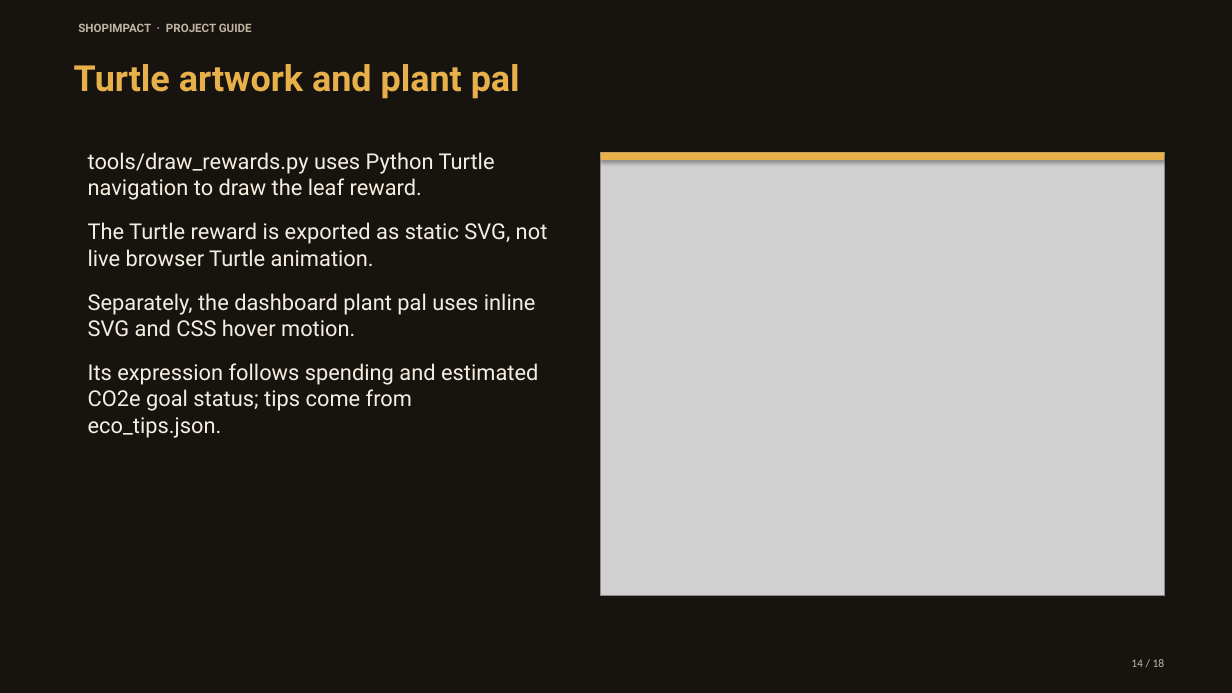
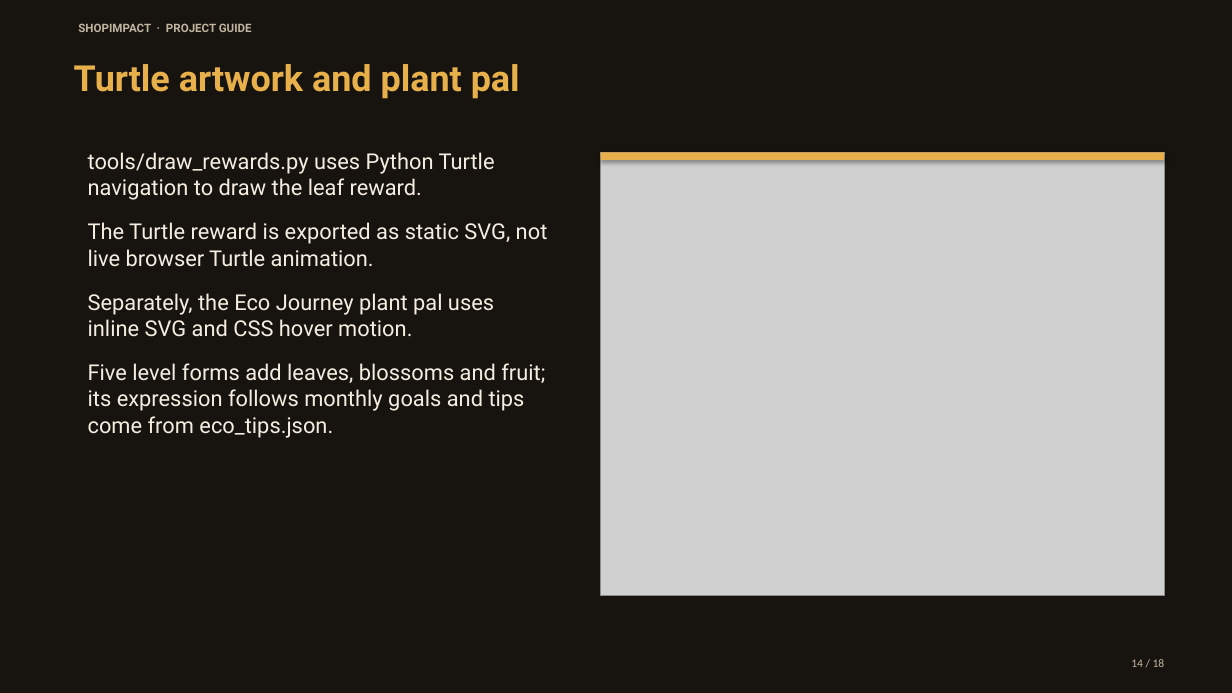
Before and after one commit to kavin-beep/IDAI102_1000527_ShopImpactAI_Kavin-K, a slide deck: slide 14 of output/presentation/ShopImpact_Vibrant_Deck.pptx. Drawn at 1232x693 pixels with LibreOffice and Linux fonts; fonts in the diff are those of the drawing; grey boxes stand for pictures. Boxes give left, top, right and bottom in pixels: in the first picture for what was removed or moved away, otherwise in the second. Text is boxed around its words. In the diff, an @@ line names an element or a change of style, - is before the commit and + after.

```diff
--- a/output/presentation/ShopImpact_Vibrant_Deck.pptx
+++ b/output/presentation/ShopImpact_Vibrant_Deck.pptx
@@ text at (88, 293, 545, 438): text changed @@
-Separately, the dashboard plant pal uses inline SVG and CSS hover motion.
-Its expression follows spending and estimated CO2e goal status; tips come from eco_tips.json.
+Separately, the Eco Journey plant pal uses inline SVG and CSS hover motion.
+Five level forms add leaves, blossoms and fruit; its expression follows monthly goals and tips come from eco_tips.json.
```
Also in this commit, not shown: 3 other slides changed, 12 other files.
